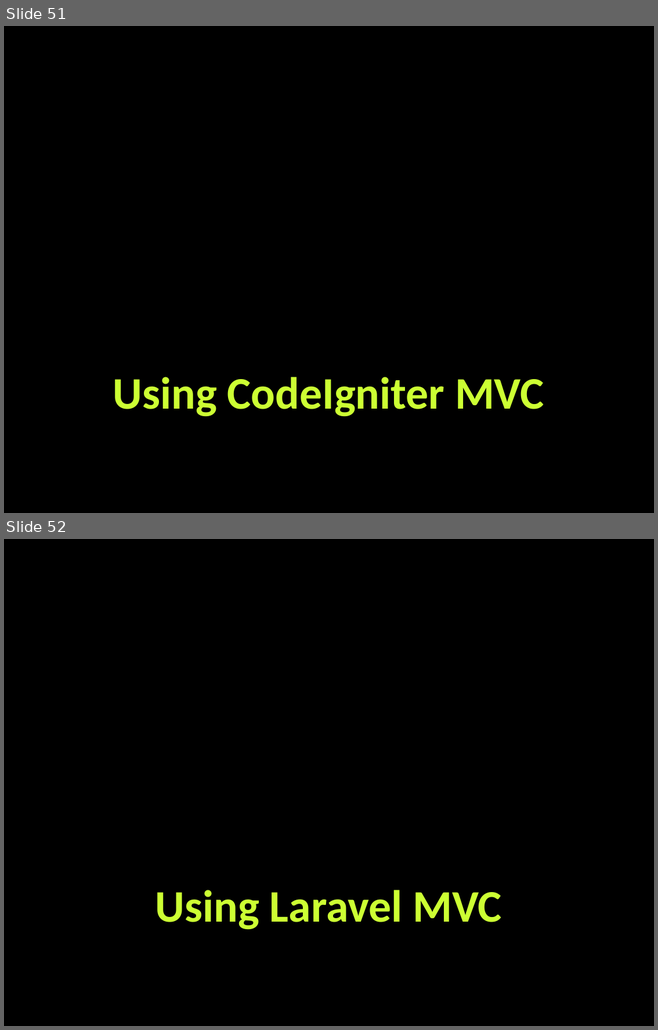
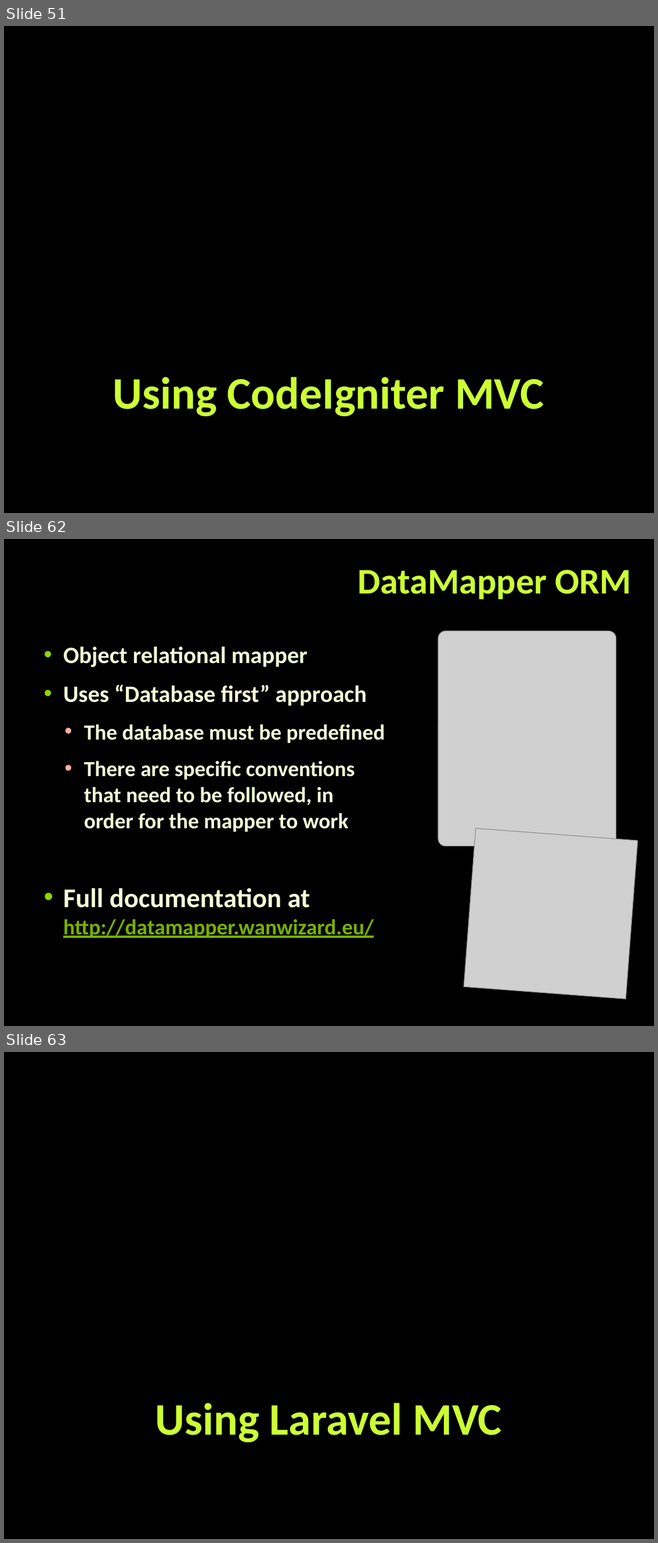
Before and after one commit to tanzhur/PHP_MVC-seminar, a slide deck: PHP_MVC.pptx. Shown one above the other, each under a label of ours: slides 51 and 52 before the commit, slides 51, 62 and 63 after it; the slides between them are not shown. The pictures are 658x1030 and 658x1543 pixels, drawn with LibreOffice and Linux fonts; fonts in the diff are those of the drawing; grey boxes stand for pictures; background and template pictures are left out. Boxes give left, top, right and bottom in pixels: in the first picture for what was removed or moved away, otherwise in the second. Text is boxed around its words. In the diff, an @@ line names an element or a change of style, - is before the commit and + after.

```diff
--- a/PHP_MVC.pptx
+++ b/PHP_MVC.pptx
@@ slide 62 added at box(4, 539, 654, 1026), background picture (left out) @@
@@ title added at box(358, 570, 630, 599), 40 pt, text #CCFF33, bold @@
+DataMapper ORM
@@ picture added at box(438, 631, 616, 846) @@
@@ text added at box(63, 646, 385, 938), 24 pt, text #F4FCD8, bold @@
+  • Object relational mapper
+  • Uses “Database first” approach
+    • The database must be predefined
+    • There are specific conventions that need to be followed, in order for the mapper to work
+  • Full documentation at http://datamapper.wanwizard.eu/
@@ picture added at box(463, 828, 637, 1000) @@
@@ what was slide 52 is now slide 63 @@
```
Also in this commit, not shown: 1 slide changed, 10 other slides added.
